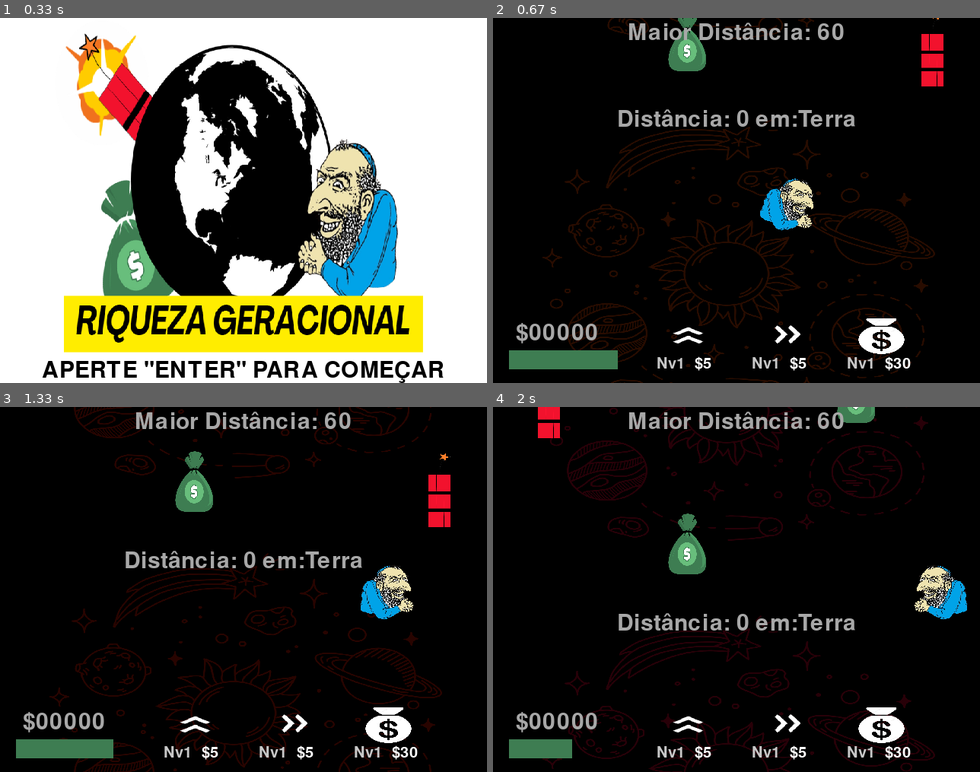
Above: before the commit, frames 1-4 (two rows, left to right).
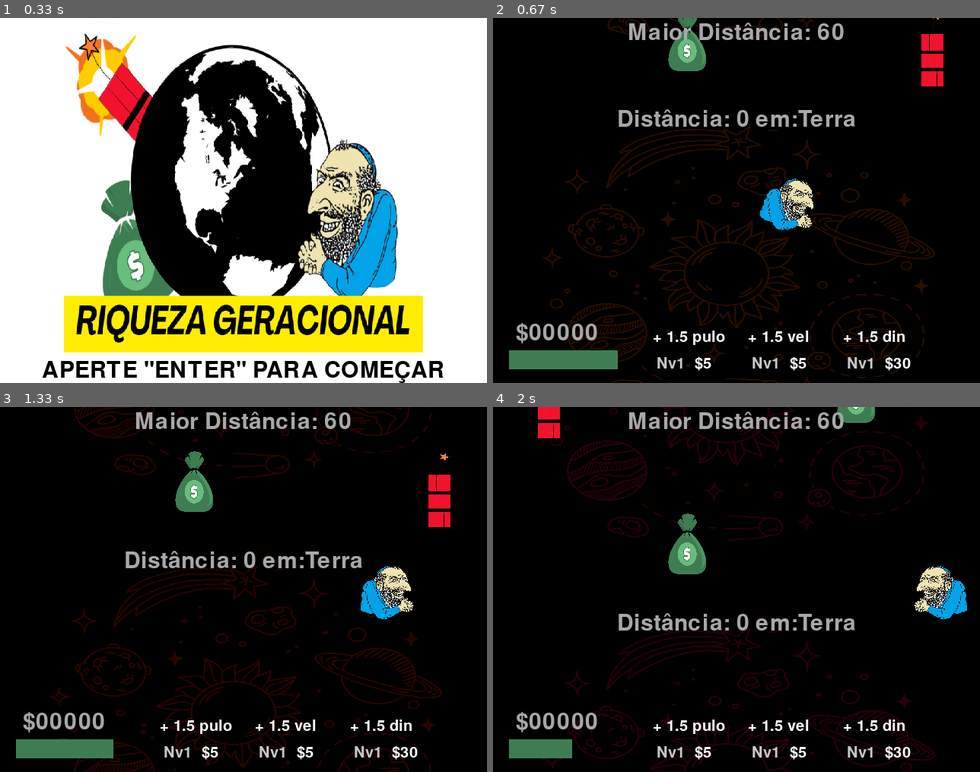
Above: after the commit, the same moments.

Repository: insper-classroom/projeto-pygame-jogo-thais-e-gustavo-valente
Game: pygame game, started from assets/src/jogo.py
Two runs of this game, one before a commit and one after it. Both use one fixed random seed, a clock stepped at 60 frames per second and the inputs below.
Inputs (mouse positions are in pixels of both pictures, inside the frame that each line leads up to):
- Up to frame 1 (0.33 s): no input
- Up to frame 2 (0.67 s): tap Enter at 0.33 s
- Up to frame 3 (1.33 s): click (292, 669) at 0.72 s; click (301, 622) at 1.05 s
- Up to frame 4 (2 s): click (619, 516) at 1.38 s; click (736, 633) at 1.72 s

Frame 1 is identical in both runs. In frame 2, 1.0% of the frame differs, in the area x 32-85%, y 82-93%; in frame 3, 1.0%; in frame 4, 1.0%.

Commit message:
botao escrito em vez de imagem

Diff:
--- a/assets/src/jogo.py
+++ b/assets/src/jogo.py
@@ -40,9 +40,13 @@
     botoes[1].preco = 5
     botoes[2].preco = 30
 
-    botaopulo = pygame.transform.scale(pygame.image.load('assets/img/setapulo.png'), (80, 50))
-    botaovel = pygame.transform.scale(pygame.image.load('assets/img/setavel.png'), (80, 50))
-    botaodin = pygame.transform.scale(pygame.image.load('assets/img/iconecifrao-removebg-preview.png'), (80, 50))
+    # botaopulo = pygame.transform.scale(pygame.image.load('assets/img/setapulo.png'), (80, 50))
+    # botaovel = pygame.transform.scale(pygame.image.load('assets/img/setavel.png'), (80, 50))
+    # botaodin = pygame.transform.scale(pygame.image.load('assets/img/iconecifrao-removebg-preview.png'), (80, 50))
+
+    botaopulo =  fontepequena.render('+ 1.5 pulo', True, (255, 255, 255))
+    botaovel = fontepequena.render('+ 1.5 vel', True, (255, 255, 255))
+    botaodin = fontepequena.render('+ 1.5 din', True, (255, 255, 255))
 
     imagens_botoes = [
         botaopulo,
@@ -210,7 +214,7 @@
 
         i = 0
         for botao in botoes:
-            window.blit(imagens_botoes[i], (220 + (botoes.index(botao)*125), 393))
+            window.blit(imagens_botoes[i], (210 + (botoes.index(botao)*125), 410))
             nivelbotao = fonte_menor.render('Nv' + str(botao.nivel), True, (200, 200, 200))
             window.blit(nivelbotao, (215 + (botoes.index(botao)*125), 445))
             mostrapreco = fonte_menor.render('$' + str(botao.preco), True, (255, 255, 255))
